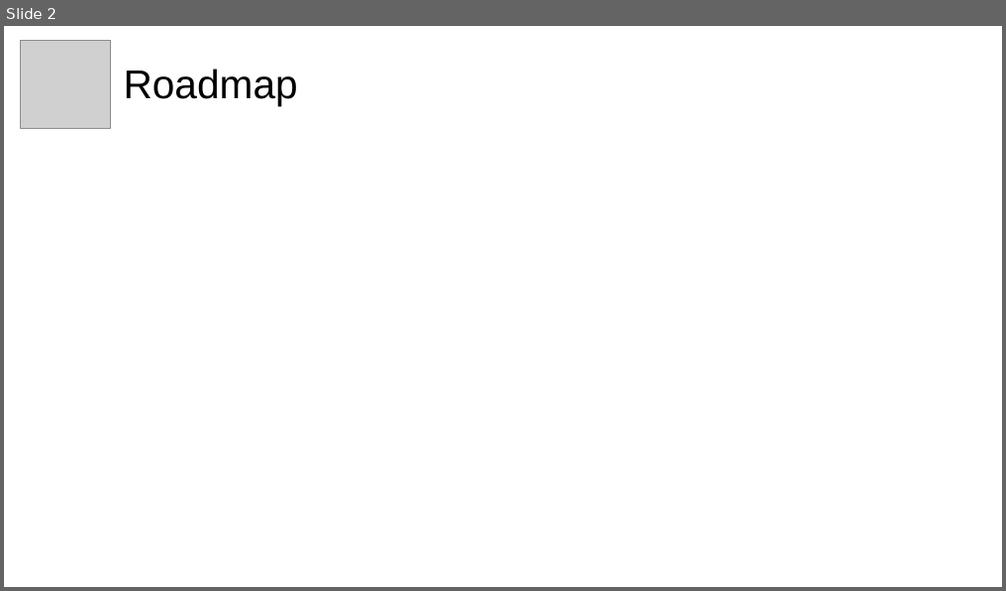
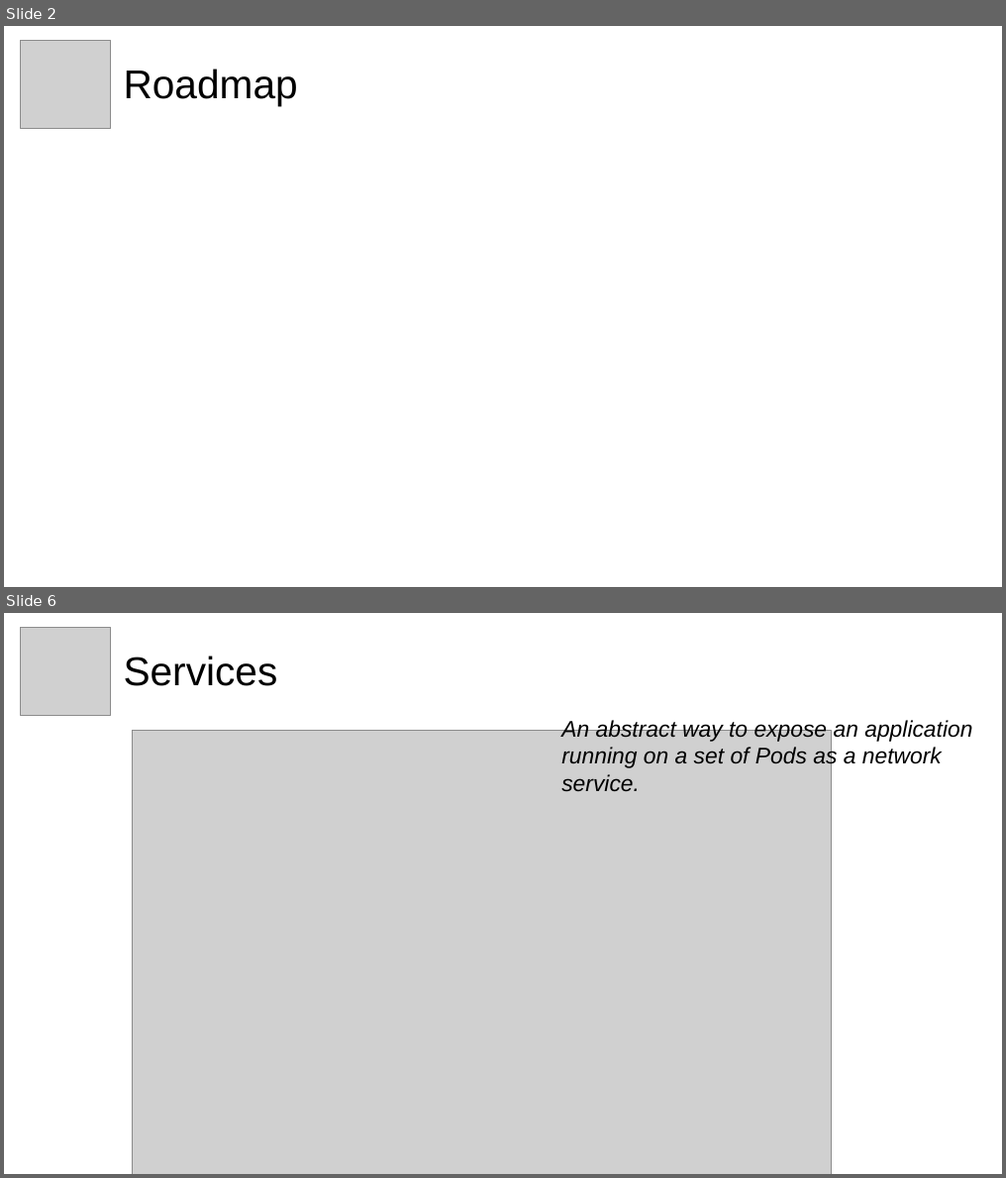
Before and after one commit to innfocco/hands-on-kubernetes, a slide deck: presentation.odp. Shown one above the other, each under a label of ours: slide 2 before the commit, slides 2 and 6 after it; the slides between them are not shown. The pictures are 1006x591 and 1006x1178 pixels, drawn with LibreOffice and Linux fonts; fonts in the diff are those of the drawing; grey boxes stand for pictures. Boxes give left, top, right and bottom in pixels: in the first picture for what was removed or moved away, otherwise in the second. Text is boxed around its words. In the diff, an @@ line names an element or a change of style, - is before the commit and + after.

```diff
--- a/presentation.odp
+++ b/presentation.odp
@@ slide 6 added at [4, 613, 1002, 1174], background #FFFFFF @@
@@ picture added at [20, 628, 111, 715] @@
@@ text added at [124, 656, 278, 686], 32 pt, text #000000 @@
+Services
@@ picture added at [132, 731, 831, 1174] @@
@@ text added at [561, 719, 972, 792], 18 pt, text #000000, italic @@
+An abstract way to expose an application running on a set of Pods as a network service.
```
Also in this commit, not shown: 1 slide changed, 3 other slides added, 3 slides removed, 8 other files.
